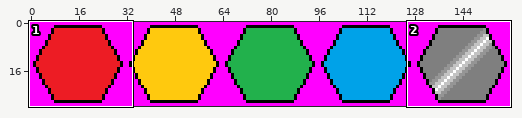
File history of a sprite sheet, Hexout/Hexout/assets/textures/tiles.png. Above, an overview of the earlier version with the close-up marked.
Close-up. First the earlier version:
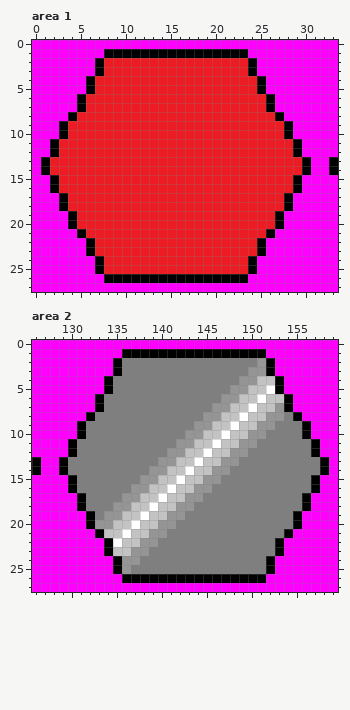
The file is 160x28 pixels. Colours within 5 levels of each other are drawn and written as one. Shown: area 1: x 0..33, y 0..27; area 2: x 126..159, y 0..27. The commit also changed other parts of the picture, which this record leaves out.
After:
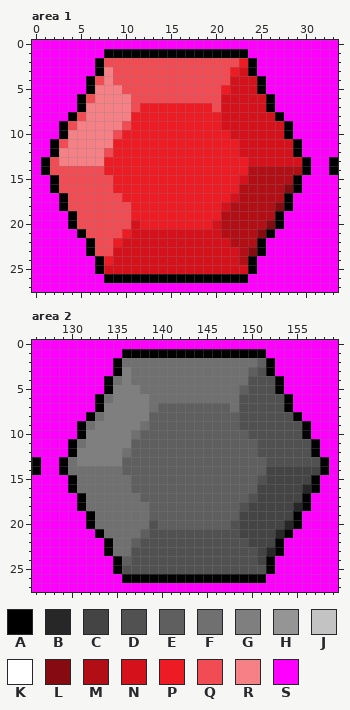
Palette (. is transparent): A #000000  B #272727  C #444444  D #515151  E #5f5f5f  F #707070  G #7f7f7f  H #959595  J #c3c3c3  K #ffffff  L #860b11  M #b10e16  N #d5111b  P #ed1c24  Q #f14b54  R #f58187  S #ff00ff
Change:
Area 1:
y 2: x 8..22 PPPPPPPPPPPPPPP -> QQQQQQQQQQQQQQQ
y 3: x 8..21 PPPPPPPPPPPPPP -> RQQQQQQQQQQQQQ; x 23 P -> N
y 4: x 7..24 PPPPPPPPPPPPPPPPPP -> QRQQQQQQQQQQQQQNNN
y 5: x 7..20 PPPPPPPPPPPPPP -> RRRQQQQQQQQQQQ; x 22..24 PPP -> NNN
y 6: x 6..25 PPPPPPPPPPPPPPPPPPPP -> QRRRRQQQQQQQQQQNNNNN
y 7: x 6..11 PPPPPP -> RRRRRQ; x 20..25 PPPPPP -> QNNNNN
y 8: x 5..10 PPPPPP -> QRRRRR; x 21..26 PPPPPP -> NNNNNN
y 9: x 4..10 PPPPPPP -> QRRRRRQ; x 21..27 PPPPPPP -> NNNNNNN
y 10: x 4..9 PPPPPP -> RRRRRQ; x 22..27 PPPPPP -> NNNNNN
y 11: x 3..8 PPPPPP -> QRRRRR; x 23..28 PPPPPP -> NNNNNN
y 12: x 3..8 PPPPPP -> RRRRRQ; x 23..28 PPPPPP -> NNNNNN
y 13: x 2..7 PPPPPP -> QRRRRR; x 24..29 PPPPPP -> NNNNNN
y 14: x 2..7 PPPPPP -> QQQQQQ; x 24..29 PPPPPP -> MMMMMM
y 15: x 3..8 PPPPPP -> QQQQQQ; x 23..28 PPPPPP -> NMMMMM
y 16: x 3..8 PPPPPP -> QQQQQQ; x 23..28 PPPPPP -> MMMMML
y 17: x 4..9 PPPPPP -> QQQQQQ; x 22..27 PPPPPP -> NMMMMM
y 18: x 4..10 PPPPPPP -> QQQQQQQ; x 21..27 PPPPPPP -> NMMMMML
y 19: x 5..10 PPPPPP -> QQQQQQ; x 21..26 PPPPPP -> MMMMMM
y 20: x 5..11 PPPPPPP -> QQQQQQN; x 20..26 PPPPPPP -> NMMMMML
y 21: x 6..9 PPPP -> QQQQ; x 11..25 PPPPPPPPPPPPPPP -> NNNNNNNNNNMMMML
y 22: x 7..8 PP -> QQ; x 10..24 PPPPPPPPPPPPPPP -> NNNNNNNNNNNNMMM
y 23: x 7..24 PPPPPPPPPPPPPPPPPP -> QQNNNNNNNNNNNNNNML
y 24: x 9..23 PPPPPPPPPPPPPPP -> NNNNNNNNNNNNNNM
y 25: x 8..23 PPPPPPPPPPPPPPPP -> NNNNNNNNNNNNNNNN
Area 2:
y 2: x 136..151 GGGGGGGGGGGGGGGH -> FFFFFFFFFFFFFFFE
y 3: x 137..151 GGGGGGGGGGGGGHH -> FFFFFFFFFFFFFED
y 4: x 135 G -> F; x 137..152 GGGGGGGGGGGGHHJJ -> FFFFFFFFFFFFFDDD
y 5: x 138..152 GGGGGGGGGGHHJJK -> FFFFFFFFFFFEDDD
y 6: x 134 G -> F; x 139..153 GGGGGGGGHHJJKJJ -> FFFFFFFFFFDDDDD
y 7: x 139..153 GGGGGGGHHJJKJJH -> FEEEEEEEEFDDDDD
y 8: x 133 G -> F; x 139..154 GGGGGGHHJJKJJHHG -> EEEEEEEEEEDDDDDD
y 9: x 132 G -> F; x 138..155 GGGGGGHHJJKJJHHGGG -> FEEEEEEEEEEDDDDDDD
y 10: x 137..155 GGGGGGHHJJKJJHHGGGG -> FEEEEEEEEEEEEDDDDDD
y 11: x 131 G -> F; x 137..156 GGGGGHHJJKJJHHGGGGGG -> EEEEEEEEEEEEEEDDDDDD
y 12: x 136..156 GGGGGHHJJKJJHHGGGGGGG -> FEEEEEEEEEEEEEEDDDDDD
y 13: x 130 G -> F; x 136..157 GGGGHHJJKJJHHGGGGGGGGG -> EEEEEEEEEEEEEEEEDDDDDD
y 14: x 130..157 GGGGGGGGGHHJJKJJHHGGGGGGGGGG -> FFFFFFEEEEEEEEEEEEEEEECCCCCC
y 15: x 131..156 GGGGGGGHHJJKJJHHGGGGGGGGGG -> FFFFFFEEEEEEEEEEEEEEDCCCCC
y 16: x 131..156 GGGGGGHHJJKJJHHGGGGGGGGGGG -> FFFFFFEEEEEEEEEEEEEECCCCCB
y 17: x 132..155 GGGGHHJJKJJHHGGGGGGGGGGG -> FFFFFFEEEEEEEEEEEEDCCCCC
y 18: x 132..155 GGGHHJJKJJHHGGGGGGGGGGGG -> FFFFFFFEEEEEEEEEEDCCCCCB
y 19: x 133..154 GHHJJKJJHHGGGGGGGGGGGG -> FFFFFFEEEEEEEEEECCCCCC
y 20: x 133..154 HHJJKJJHHGGGGGGGGGGGGG -> FFFFFFDEEEEEEEEDCCCCCB
y 21: x 134..153 JJKJJHHGGGGGGGGGGGGG -> FFFFEDDDDDDDDDDCCCCB
y 22: x 135..152 KJJHHGGGGGGGGGGGGG -> FFEDDDDDDDDDDDDCCC
y 23: x 135..152 JJHHGGGGGGGGGGGGGG -> FFDDDDDDDDDDDDDDCB
y 24: x 136..151 HHGGGGGGGGGGGGGG -> EDDDDDDDDDDDDDDC
y 25: x 136..151 HGGGGGGGGGGGGGGG -> DDDDDDDDDDDDDDDD
